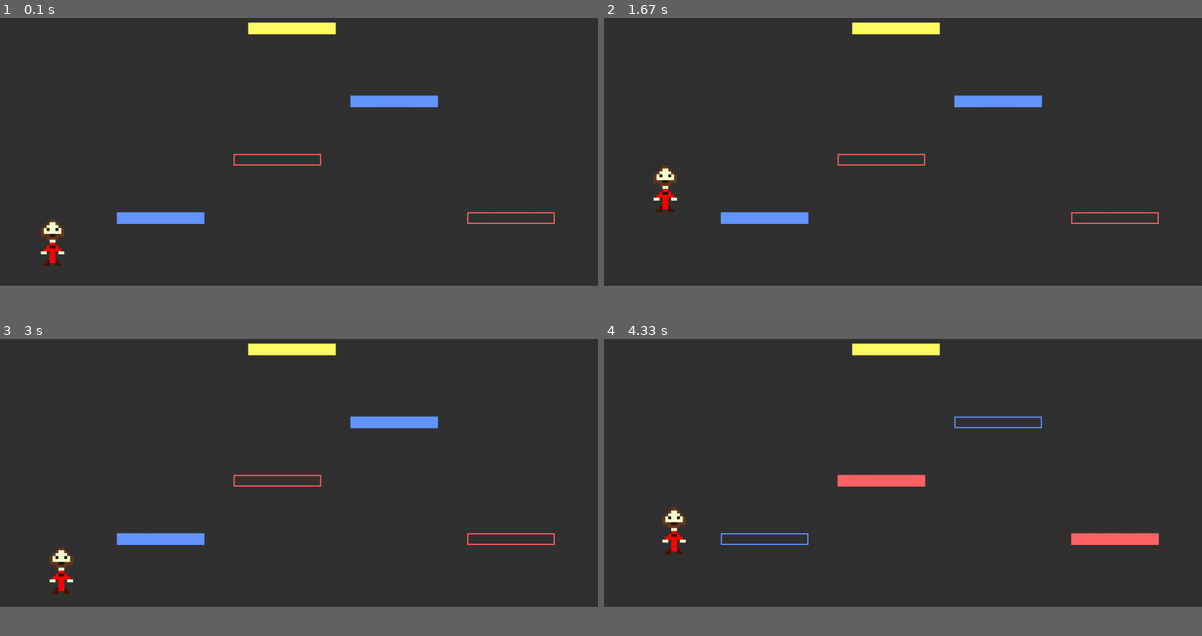
Above: before the commit, frames 1-4 (two rows, left to right).
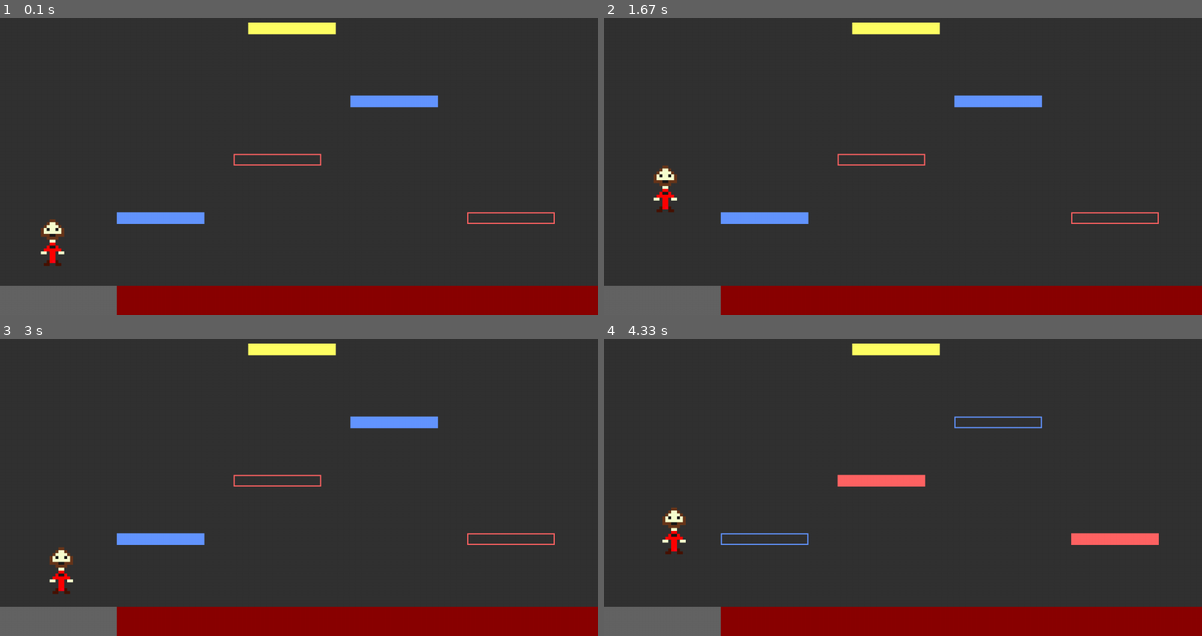
Above: after the commit, the same moments.

Repository: Martinconrad73/VISI301
Game: pygame game, started from Plateformer/main 2_1.py
Two runs of this game, one before a commit and one after it. Both use one fixed random seed, a clock stepped at 60 frames per second and the inputs below.
Inputs:
- Up to frame 1 (0.1 s): no input
- Up to frame 2 (1.67 s): tap Space at 0.33, 1.07, 1.37 s; tap D at 0.67 s
- Up to frame 3 (3 s): tap Space at 1.9, 2.2, 2.4, 2.7, 2.97 s
- Up to frame 4 (4.33 s): tap Space at 3.3, 3.6, 3.73 s; tap D at 3.38 s

The runs differ from the first frame. In frame 1, 7.9% of the frame differs, in the area x 19-100%, y 90-100%; in frame 2, 7.9%; in frame 3, 7.9%; in frame 4, 7.9%.

Commit message:
Ajout de la lave pour plus de défit

Diff:
--- a/Plateformer/main 2_1.py
+++ b/Plateformer/main 2_1.py
@@ -86,8 +86,9 @@
 
 # TOUT CE QUI EST ICI DEVRA DISPARAITRE DANS LA VERSION FINALE, C'EST JUSTE POUR TESTER LE JEU
 
-# Le rectangle du sol
-floor_rect = pygame.Rect(0, 526, 1024, 50)
+# Les rectangles du sol
+spawn_floor_rect = pygame.Rect(0, 526, 200, 50)
+lava_rect = pygame.Rect(200, 526, 824, 50)
 num_niveau=0
 niveau_actuelle = get_niveau(num_niveau)
 couleur_plat_actu ={"rouge" :[],"bleu": [], "jaune": []}
@@ -106,7 +107,7 @@
 while True:
     # 1. DÉFINITION DES OBSTACLES ACTIFS
     # On crée une liste contenant le sol + la couleur actuellement active
-    obstacles_solides = [floor_rect, couleur_plat_actu["jaune"][0]]
+    obstacles_solides = [spawn_floor_rect, couleur_plat_actu["jaune"][0]]
     if bleu_actif:
         obstacles_solides.extend(couleur_plat_actu["bleu"])
     else:
@@ -143,7 +144,11 @@
                             bleu_actif = not bleu_actif # Inverse l'état (True devient False, et inversement)
                             saut = 0
                             break # On arrête de chercher, on a trouvé le sol
-
+    #detection d'une colision avec la lave
+    if player_rect.colliderect(lava_rect):
+        player_rect.topleft = (50, 400)
+        gravite = 0
+        vitesse_x = 0
     # --- LOGIQUE DE MOUVEMENT ---
 
     gravite += 0.5
@@ -190,7 +195,8 @@
 
     # On dessine le sol (gris clair)
 
-    pygame.draw.rect(screen, (100, 100, 100), floor_rect)
+    pygame.draw.rect(screen, (100, 100, 100), spawn_floor_rect)
+    pygame.draw.rect(screen, (139, 0, 0), lava_rect)
 
 
     for i in niveau_actuelle:
@@ -224,7 +230,8 @@
 
         else:
             screen.fill((50, 50, 50))
-            pygame.draw.rect(screen, (100, 100, 100), floor_rect)
+            pygame.draw.rect(screen, (100, 100, 100), spawn_floor_rect)
+            pygame.draw.rect(screen, (139, 0, 0), lava_rect)
             for i in niveau_actuelle:
                 i.affiche_plat(bleu_actif, screen)
             screen.blit(image, player_rect)
